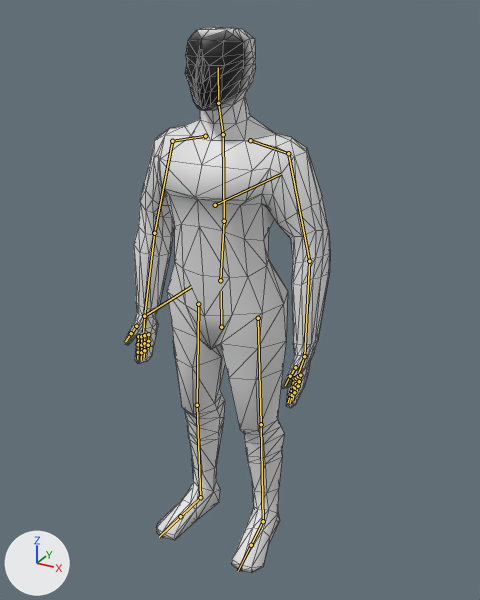
An edit to the glTF model characters/humanoid_basemesh.glb, drawn before and after from the same camera.
One viewpoint serves both versions: a 50 mm camera at (1.032, -1.747, 1.849) aimed at (0.037, 0.062, 0.945). Every picture has the same lights, and +X, +Y and +Z are marked at lower left. The older version comes first. The bones that change, and the others that lie on the model, are drawn over the model as lines. Mesh edges are drawn as thin lines.

Objects in the first picture: 'Basemesh', 'Headmesh'.
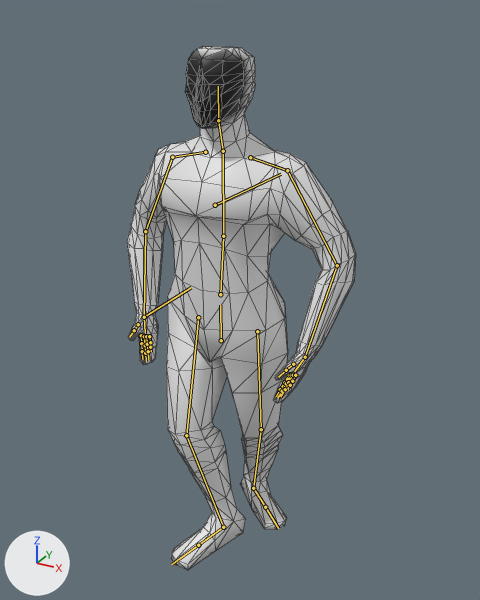
The newer file adds an action. The first version stands in its rest pose; the second is drawn at frame 4 of the action 'walk_right'.

Where the change shows, as pixel boxes (x1, y1, x2, y2) in the pictures (480 x 600 px):
'Basemesh', posed (11% wider): before (124, 97, 330, 573); after (127, 114, 356, 570)
'Headmesh', posed: before (185, 27, 256, 110); after (185, 46, 255, 128)
bone 'Hips', root to tip: before (221, 327) to (221, 291); after (221, 340) to (220, 305)
bone 'Arm_Upper.L', root to tip: before (288, 153) to (309, 261); after (287, 170) to (337, 265)
bone 'Arm_Lower.L', root to tip: before (309, 261) to (304, 356); after (337, 265) to (305, 357)
bone 'Arm_Upper.R', root to tip: before (172, 141) to (154, 233); after (172, 157) to (145, 231)
bone 'Arm_Lower.R', root to tip: before (154, 233) to (144, 316); after (145, 231) to (144, 317)
bone 'Leg_Upper.L', root to tip: before (258, 318) to (261, 424); after (257, 331) to (261, 429)
bone 'Leg_Lower.L', root to tip: before (261, 424) to (263, 521); after (261, 429) to (253, 488)
bone 'Foot.L', root to tip: before (263, 521) to (251, 545); after (253, 488) to (265, 507)
bone 'Leg_Upper.R', root to tip: before (198, 304) to (197, 405); after (198, 317) to (186, 435)
bone 'Leg_Lower.R', root to tip: before (197, 405) to (200, 497); after (186, 435) to (223, 527)
bone 'Foot.R', root to tip: before (200, 497) to (180, 516); after (223, 527) to (198, 545)

The edits, one by one:
Bone 'Hips' (bone_hips) moves from (0.0, 0.0, 0.0) to (0.0, -0.05, 0.002).
Bone 'Arm_Upper.L' (bone_arm_upper_l) turns from (0, 0, 0) to (-9, 5, 13) degrees about its own x, y and z.
Bone 'Arm_Lower.L' (bone_arm_lower_l) turns from (0, 0, 0) to (21, 5, -24) degrees about its own x, y and z.
Bone 'Arm_Upper.R' (bone_arm_upper_r) turns from (0, 0, 0) to (-8, -6, -13) degrees about its own x, y and z.
Bone 'Arm_Lower.R' (bone_arm_lower_r) turns from (0, 0, 0) to (20, -4, 25) degrees about its own x, y and z.
Bone 'Leg_Upper.L' (bone_leg_upper_l) turns from (0, 0, 0) to (5, -9, 2) degrees about its own x, y and z.
Bone 'Leg_Lower.L' (bone_leg_lower_l) turns from (0, 0, 0) to (13, -1, 10) degrees about its own x, y and z.
Bone 'Foot.L' (bone_foot_l) turns from (0, 0, 0) to (-23, -8, -33) degrees about its own x, y and z.
Bone 'Leg_Upper.R' (bone_leg_upper_r) turns from (0, 0, 0) to (-25, 14, -14) degrees about its own x, y and z.
Bone 'Leg_Lower.R' (bone_leg_lower_r) turns from (0, 0, 0) to (33, -1, 3) degrees about its own x, y and z.
Bone 'Foot.R' (bone_foot_r) turns from (0, 0, 0) to (-13, -12, -1) degrees about its own x, y and z.
